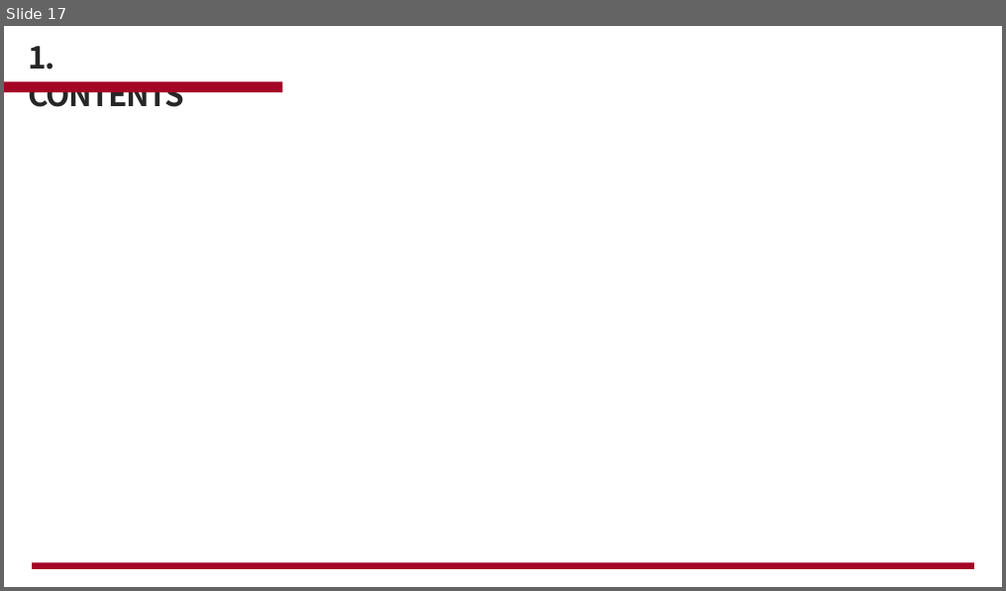
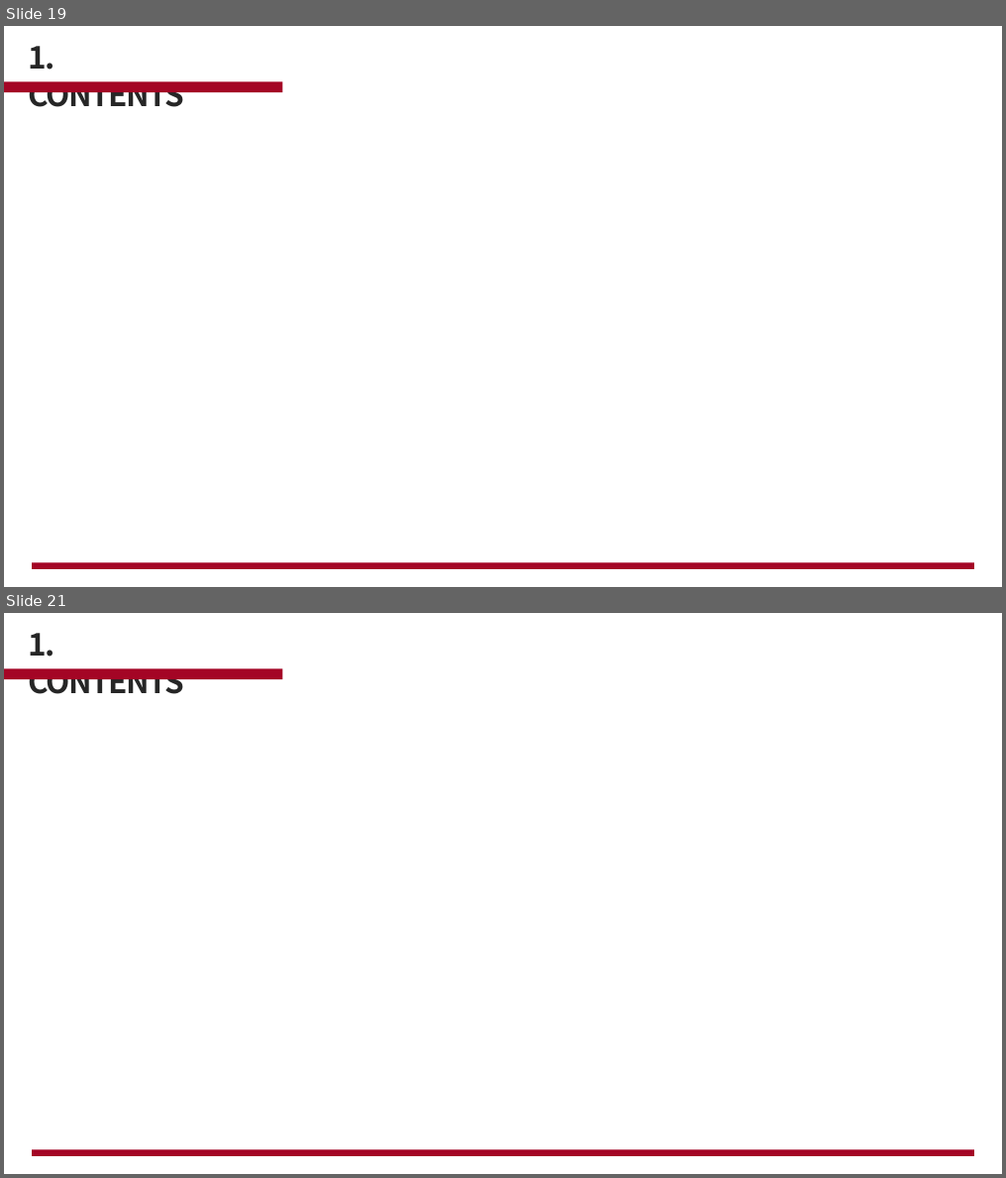
Before and after one commit to cjsgk106/fire-prediction-analysis, a slide deck: work/화재.pptx. Shown one above the other, each under a label of ours: slide 17 before the commit, slides 19 and 21 after it; the slides between them are not shown. The pictures are 1006x591 and 1006x1178 pixels, drawn with LibreOffice and Linux fonts; fonts in the diff are those of the drawing; background and template pictures are left out. Boxes give left, top, right and bottom in pixels: in the first picture for what was removed or moved away, otherwise in the second. Text is boxed around its words. In the diff, an @@ line names an element or a change of style, - is before the commit and + after.

```diff
--- a/work/화재.pptx
+++ b/work/화재.pptx
@@ slide 21 added at (x1=4, y1=613, x2=1002, y2=1174), background picture (left out) @@
@@ text added at (x1=29, y1=633, x2=184, y2=694), 30 pt, text #262626, bold @@
+1. CONTENTS
@@ rectangle added at (x1=4, y1=669, x2=282, y2=679), fill #A40525 @@
@@ freeform shape added at (x1=143, y1=827, x2=212, y2=891), fill #FFFFFF @@
@@ rectangle added at (x1=32, y1=1150, x2=974, y2=1157), fill #A40525 @@
@@ what was slide 17 is now slide 19 @@
```
Also in this commit, not shown: 7 slides changed, 4 other slides added.
